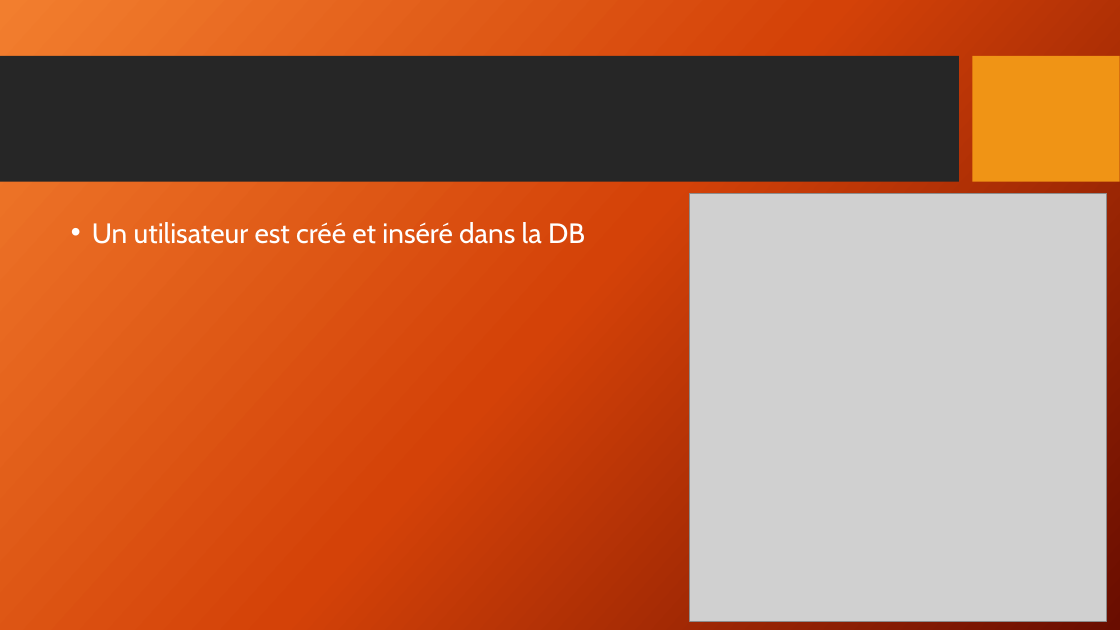
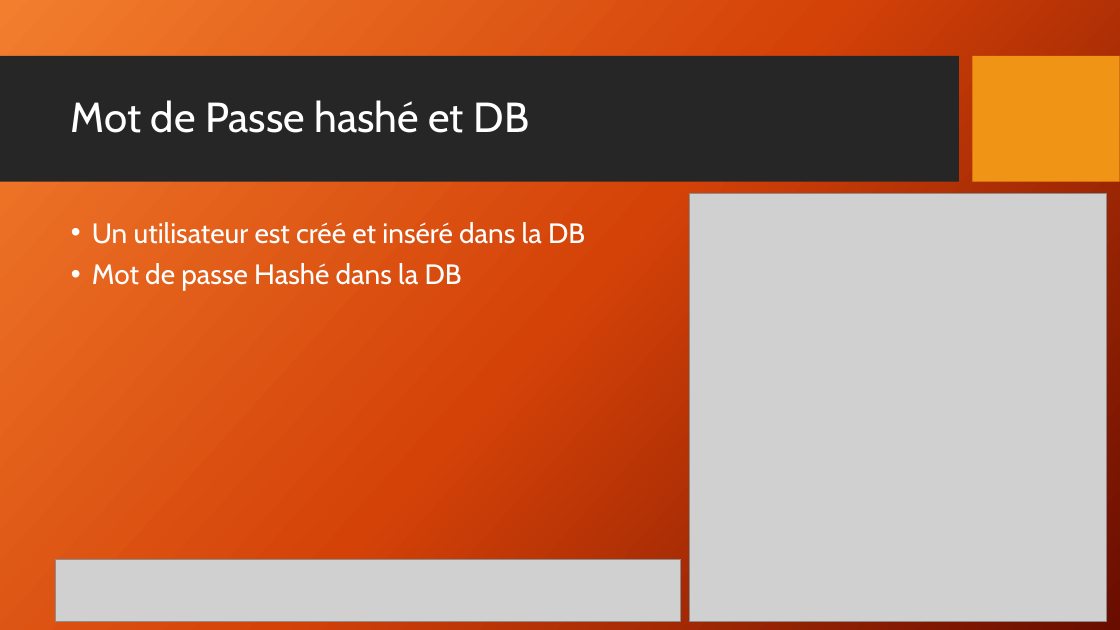
Before and after one commit to Gorfort/P_183-SecuredApp, a slide deck: slide 7 of Documentation/Présentation Projet P_APP Webstore.pptx. Drawn at 1120x630 pixels with LibreOffice and Linux fonts; fonts in the diff are those of the drawing; grey boxes stand for pictures; background and template pictures are left out. Boxes give left, top, right and bottom in pixels: in the first picture for what was removed or moved away, otherwise in the second. Text is boxed around its words. In the diff, an @@ line names an element or a change of style, - is before the commit and + after.

```diff
--- a/Documentation/Présentation Projet P_APP Webstore.pptx
+++ b/Documentation/Présentation Projet P_APP Webstore.pptx
@@ title added at bbox=[71, 100, 530, 133], 36 pt, text #FFFFFF @@
+Mot de Passe hashé et DB
@@ text at bbox=[92, 263, 462, 291]: paragraph added @@
+• Mot de passe Hashé dans la DB
@@ picture added at bbox=[55, 560, 681, 622] @@
```
Also in this commit, not shown: 1 other slide changed, 2 slides added.
